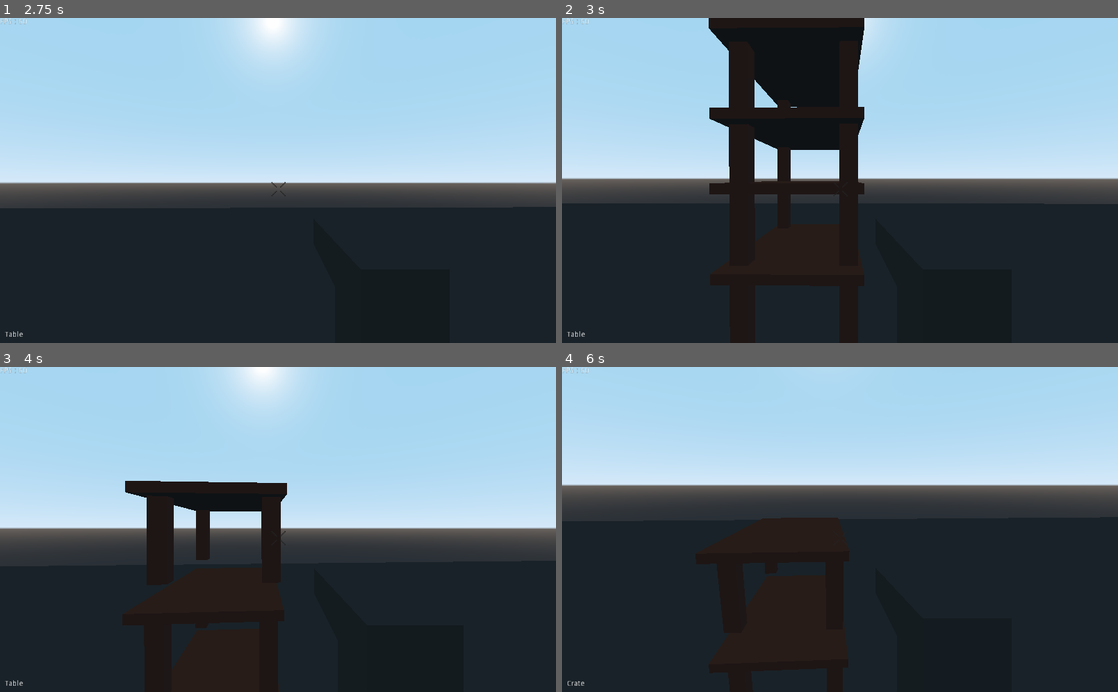
Above: before the commit, frames 1-4 (two rows, left to right).
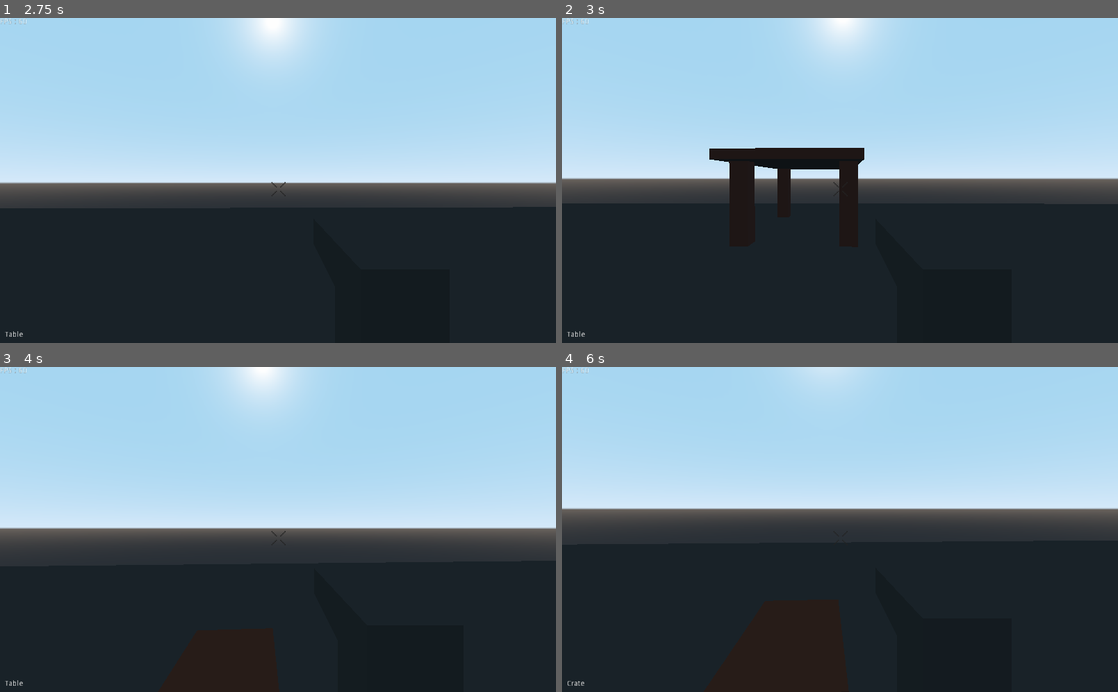
Above: after the commit, the same moments.

Repository: marrow-Dev/PhysicsGame-Godot
Game: Godot game, scene res://Levels/SandboxLevel.tscn
The game is run twice, just before and just after one commit, with the same random seed, the same clock (stepped at 60 frames per second) and the same inputs. This scene is started directly instead of the project's main scene.
Inputs (mouse positions are in pixels of both pictures, inside the frame that each line leads up to; where the layout moved, square brackets give the same spot in the first picture):
- Up to frame 1 (2.75 s): tap Enter at 0.5 s; move the mouse to (305, 180) at 0.52 s; press the mouse at (305, 180) at 0.53 s; hold E (itemSelectionUp) from 0.53 s (still down); tap Space (jump) at 0.77, 1.25, 1.52 s; move the mouse to (250, 180) at 1.27 s; release the mouse at (250, 180) at 1.28 s; right-click (250, 180) at 1.35 s; click (250, 180) at 1.55 s; move the mouse to (289, 174) at 2.02 s; press the mouse at (289, 174) at 2.03 s
- Up to frame 2 (3 s): keep holding E (itemSelectionUp); tap Enter at 2.75 s; move the mouse to (834, 187) at 2.77 s; release the mouse at (834, 187) at 2.78 s; tap F (spawnBottle) at 2.85 s
- Up to frame 3 (4 s): keep holding E (itemSelectionUp); tap Space (jump) at 3.02, 3.77 s; click (272, 536) at 3.05 s; move the mouse to (316, 532) at 3.52 s; hold Shift (sprint) from 3.53 s (still down); click (316, 532) at 3.8 s
- Up to frame 4 (6 s): tap Escape (PauseMenu) at 4.15 s; release E (itemSelectionUp) at 4.25 s; release Shift (sprint) at 4.25 s; click (856, 477) [856, 415] at 4.25 s; tap Space (jump) at 5, 5.27 s; move the mouse to (795, 526) at 5.02 s; hold E (itemSelectionUp) from 5.03 s (still down); tap V (switchFireMode) at 5.1 s; click (795, 526) at 5.3 s; tap Enter at 5.75 s; move the mouse to (845, 529) at 5.77 s; press the mouse at (845, 529) at 5.78 s

Frame 1 is identical in both runs. In frame 2, 11% of the frame differs, in the area x 26-55%, y 0-55%; in frame 3, 4.1%; in frame 4, 15%, in the area x 0-100%, y 0-55%.

Commit message:
Fourth big batch

Diff:
--- a/Menus/MainMenu.tscn
+++ b/Menus/MainMenu.tscn
@@ -1,9 +1,10 @@
-[gd_scene load_steps=5 format=2]
+[gd_scene load_steps=6 format=2]
 
 [ext_resource path="res://Textures/quitButton.png" type="Texture" id=1]
 [ext_resource path="res://Textures/sandboxButton.png" type="Texture" id=2]
 [ext_resource path="res://Scripts/MainMenu.gd" type="Script" id=3]
 [ext_resource path="res://Textures/settingsButton.png" type="Texture" id=4]
+[ext_resource path="res://Menus/SettingsMenu.tscn" type="PackedScene" id=5]
 
 [node name="Control" type="Control"]
 anchor_right = 1.0
@@ -43,3 +44,5 @@
 margin_right = 40.0
 margin_bottom = 40.0
 texture_normal = ExtResource( 4 )
+
+[node name="Settings" parent="." instance=ExtResource( 5 )]
--- a/Menus/PauseMenu.tscn
+++ b/Menus/PauseMenu.tscn
@@ -1,8 +1,10 @@
-[gd_scene load_steps=4 format=2]
+[gd_scene load_steps=6 format=2]
 
 [ext_resource path="res://Scripts/PauseMenu.gd" type="Script" id=1]
 [ext_resource path="res://Textures/quitButton.png" type="Texture" id=2]
 [ext_resource path="res://Textures/RESUMEBUTTON.png" type="Texture" id=3]
+[ext_resource path="res://Textures/settingsButton.png" type="Texture" id=4]
+[ext_resource path="res://Menus/SettingsMenu.tscn" type="PackedScene" id=5]
 
 [node name="Control" type="Control"]
 anchor_right = 1.0
@@ -11,9 +13,9 @@
 
 [node name="TextureButton" type="TextureButton" parent="."]
 anchor_left = 0.441
-anchor_top = 0.123
+anchor_top = 0.312
 anchor_right = 0.441
-anchor_bottom = 0.123
+anchor_bottom = 0.312
 margin_left = 0.00800323
 margin_right = 105.256
 margin_bottom = 33.0
@@ -22,11 +24,22 @@
 
 [node name="QuitButton" type="TextureButton" parent="."]
 anchor_left = 0.441
-anchor_top = 0.27
+anchor_top = 0.495
 anchor_right = 0.441
-anchor_bottom = 0.27
+anchor_bottom = 0.495
 margin_left = 0.00800323
 margin_right = 105.256
 margin_bottom = 33.0
 action_mode = 0
 texture_normal = ExtResource( 2 )
+
+[node name="settingsButton" type="TextureButton" parent="."]
+anchor_left = 0.444
+anchor_top = 0.398
+anchor_right = 0.486
+anchor_bottom = 0.398
+margin_right = 40.0
+margin_bottom = 40.0
+texture_normal = ExtResource( 4 )
+
+[node name="Settings" parent="." instance=ExtResource( 5 )]
--- a/Menus/SettingsMenu.tscn
+++ b/Menus/SettingsMenu.tscn
@@ -1,8 +1,28 @@
-[gd_scene load_steps=2 format=2]
+[gd_scene load_steps=4 format=2]
 
 [ext_resource path="res://Scripts/SettingsMenu.gd" type="Script" id=1]
+[ext_resource path="res://Textures/spawnSemiButton.png" type="Texture" id=2]
+[ext_resource path="res://Textures/backButton.png" type="Texture" id=3]
 
 [node name="Settings" type="Control"]
 anchor_right = 1.0
 anchor_bottom = 1.0
 script = ExtResource( 1 )
+
+[node name="changeSpawnMode" type="TextureButton" parent="."]
+anchor_left = 0.421
+anchor_top = 0.362
+anchor_right = 0.421
+anchor_bottom = 0.362
+margin_right = 40.0
+margin_bottom = 40.0
+texture_normal = ExtResource( 2 )
+
+[node name="backButton" type="TextureButton" parent="."]
+anchor_left = 0.421
+anchor_top = 0.431
+anchor_right = 0.421
+anchor_bottom = 0.431
+margin_right = 40.0
+margin_bottom = 40.0
+texture_normal = ExtResource( 3 )
--- a/Scripts/Globals.gd
+++ b/Scripts/Globals.gd
@@ -1,7 +1,9 @@
 extends Node
 
 ###### Game options ######
-var modSupport = true
+var modSupport = false
+var multiSpawn = false
+var isPaused = false
 
 ###### Gun Options ######
 var gunFireMode = 0
--- a/Scripts/Level.gd
+++ b/Scripts/Level.gd
@@ -1,7 +1,7 @@
 extends Spatial
 
 var modSupport = Globals.modSupport
-export var massSpawn : bool = false
+var multiSpawn = Globals.multiSpawn
 onready var playerHand = $Player/Head/Camera/HoldPosition
 onready var objectLabel = $RichTextLabel
 var selectedObject = 0
@@ -26,7 +26,7 @@
 
 
 func _ready():
-
+	print(str(multiSpawn))
 
 	objectCount -= 1
 
@@ -96,10 +96,10 @@
 			objectLabel.text = objectNames[selectedObject]
 			print("Object switched down")
 
-	if massSpawn:
+	if multiSpawn:
 		if Input.is_action_pressed("spawnBottle"):
 			spawnObject(selectedObject)
-	elif not massSpawn:
+	elif not multiSpawn:
 		if Input.is_action_just_pressed("spawnBottle"):
 			spawnObject(selectedObject)
 
--- a/Scripts/MainMenu.gd
+++ b/Scripts/MainMenu.gd
@@ -21,7 +21,7 @@
 	# Settings menu button
 	if settingsButton.is_pressed():
 		self.visible = false
-		get_tree().change_scene("res://Menus/SettingsMenu.tscn")
+		$Settings.visible = true
 
 	# Quit game button
 	if quitButton.is_pressed():
--- a/Scripts/PauseMenu.gd
+++ b/Scripts/PauseMenu.gd
@@ -1,13 +1,13 @@
 extends Control
 
 
-var isPaused = false
+var isPaused = Globals.isPaused
 onready var ResumeButton = $TextureButton
 onready var QuitButton = $QuitButton
+onready var settingsButton = $settingsButton
 
 # Called when the node enters the scene tree for the first time.
 func _ready():
-	isPaused = false
 	self.visible = false
 
 
@@ -22,6 +22,8 @@
 		closePauseMenu()
 	if QuitButton.is_pressed():
 		closeGame()
+	if settingsButton.is_pressed():
+		$Settings.visible = true
 
 func closePauseMenu():
 	Input.set_mouse_mode(Input.MOUSE_MODE_CAPTURED)
--- a/Scripts/Player.gd
+++ b/Scripts/Player.gd
@@ -98,6 +98,9 @@
 # Updates every frame
 func _process(delta):
 	if not pauseMenu.isPaused:
+
+		$CrossHair.visible = true
+
 		## Running the custom functions
 		playerSprint(walkSpeed, sprintSpeed)
 
@@ -133,3 +136,5 @@
 		velocity = velocity.linear_interpolate(direction * speed, acceleration * delta) # moving the player
 		velocity = move_and_slide(velocity, Vector3.UP) # actually moving the player
 		move_and_slide(fall, Vector3.UP) # Making the player jump
+	else:
+		$CrossHair.visible = false
--- a/Scripts/SettingsMenu.gd
+++ b/Scripts/SettingsMenu.gd
@@ -1 +1,32 @@
 extends Control
+
+var multiSpawn = Globals.multiSpawn
+
+onready var changeSpawnMode = $changeSpawnMode
+onready var backButton = $backButton
+
+### TEXTURES ###
+onready var semiSpawnTex = load("res://Textures/spawnSemiButton.png")
+onready var autoSpawnText = load("res://Textures/spawnAutoButton.png")
+
+
+func _ready():
+
+	self.visible = false
+
+	if Globals.multiSpawn:
+		changeSpawnMode.set_normal_texture(autoSpawnText)
+	else:
+		changeSpawnMode.set_normal_texture(semiSpawnTex)
+
+
+func _physics_process(delta):
+	if changeSpawnMode.is_hovered() and Input.is_action_just_pressed("shoot"):
+		if Globals.multiSpawn:
+			changeSpawnMode.set_normal_texture(semiSpawnTex)
+			Globals.multiSpawn = false
+		else:
+			changeSpawnMode.set_normal_texture(autoSpawnText)
+			Globals.multiSpawn = true
+	elif backButton.is_hovered() and Input.is_action_just_pressed("shoot"):
+		self.visible = false
--- a/Spawnables/Target.tscn
+++ b/Spawnables/Target.tscn
@@ -1,6 +1,7 @@
-[gd_scene load_steps=6 format=2]
+[gd_scene load_steps=8 format=2]
 
-[ext_resource path="res://Models/targetModel.obj" type="ArrayMesh" id=1]
+[ext_resource path="res://Models/Targer.obj" type="ArrayMesh" id=1]
+[ext_resource path="res://Textures/targetCenter.png" type="Texture" id=2]
 
 [sub_resource type="ConvexPolygonShape" id=1]
 points = PoolVector3Array( -0.215358, 0.363301, 0.37709, 0.228923, 0.172964, 0.980043, 0.228923, 0.141232, 0.980043, -0 …(387 unchanged characters)…
@@ -14,10 +15,10 @@
 [sub_resource type="ConvexPolygonShape" id=4]
 points = PoolVector3Array( -0.1972, 2.68945, -0.761325, 0.228923, 1.88631, 1.26565, 0.228923, 2.10836, 1.23384, 0.22892 …(1249 unchanged characters)…
 
+[sub_resource type="SpatialMaterial" id=5]
+albedo_texture = ExtResource( 2 )
+
 [node name="RigidBody" type="RigidBody"]
-
-[node name="targetModel" type="MeshInstance" parent="."]
-mesh = ExtResource( 1 )
 
 [node name="CollisionShape4" type="CollisionShape" parent="."]
 shape = SubResource( 1 )
@@ -30,3 +31,7 @@
 
 [node name="CollisionShape" type="CollisionShape" parent="."]
 shape = SubResource( 4 )
+
+[node name="targetModelv2" type="MeshInstance" parent="."]
+mesh = ExtResource( 1 )
+material/1 = SubResource( 5 )
Not shown, added: Blender/targetModelv2.mtl
Not shown, added: Models/Targer.obj
Not shown, added: Models/Targer.obj.import
Not shown, added: Models/targetModelv2.mtl
Binary file added: Textures/backButton.aseprite
Binary file added: Textures/backButton.png
Not shown, added: Textures/backButton.png.import
Binary file added: Textures/spawnAutoButton.aseprite
Binary file added: Textures/spawnAutoButton.png
Not shown, added: Textures/spawnAutoButton.png.import
Binary file added: Textures/spawnSemiButton.aseprite
Binary file added: Textures/spawnSemiButton.png
(and 6 more such lines)
